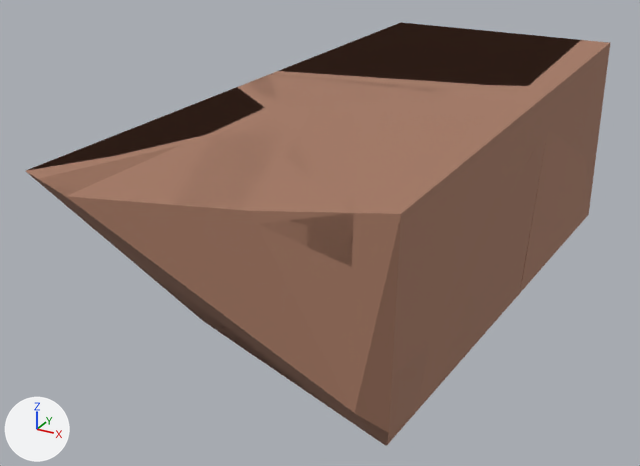
Before and after pictures for a commit that changed the glTF model VRRage-VR/assets/models/birthday/holzteil_kaputt.glb.
The view is the same before and after, from a 50 mm camera at (0.0496, -0.0895, 0.0455) aimed at (-0.0092, 0.0175, -0.008). Lighting does not change. The marker at lower left points along +X, +Y and +Z.

Objects in the first picture: 'Cube_cell.031', 'Cube_cell.031_cell', 'Cube_cell.031_cell.001', 'Cube_cell.031_cell.002', 'Cube_cell.031_cell.003', 'Cube_cell.031_cell.005', 'Cube_cell.031_cell.006', 'Cube_cell.031_cell.007', 'Cube_cell.031_cell.008', 'Cube_cell.031_cell.009'.
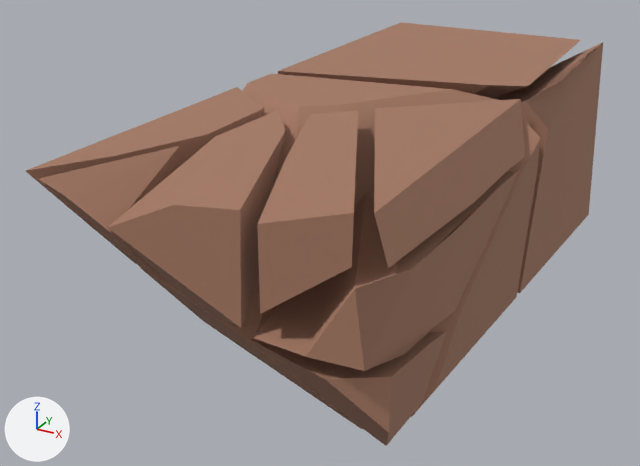
What differs and where, as boxes [x1, y1, x2, y2] in the pictures (640 x 466 px):
'Cube_cell.031', deleted: before [26, 23, 610, 446]
'Cube_cell.031_cell.001', unchanged, uncovered by the edit: before [440, 170, 519, 322]; after [254, 170, 519, 371]
'Cube_cell.031_cell.002', unchanged, uncovered by the edit: before [107, 114, 283, 328]; after [107, 111, 285, 328]
'Cube_cell.031_cell.004', unchanged, uncovered by the edit: after [374, 99, 525, 268]
'Cube_cell.031_cell.003', unchanged, uncovered by the edit: before [279, 22, 580, 85]; after [278, 22, 581, 98]

Diff of the bpy script that builds the scene:
```diff
--- a/VRRage-VR/assets/models/birthday/holzteil_kaputt.glb.py
+++ b/VRRage-VR/assets/models/birthday/holzteil_kaputt.glb.py
@@ ob_cube_cell_031 @@
-ob_cube_cell_031 = bpy.data.objects.new('Cube_cell.031', me_cube_cell_018)
-ob_cube_cell_031.location = (0.0, 0.0, 0.0)
```
